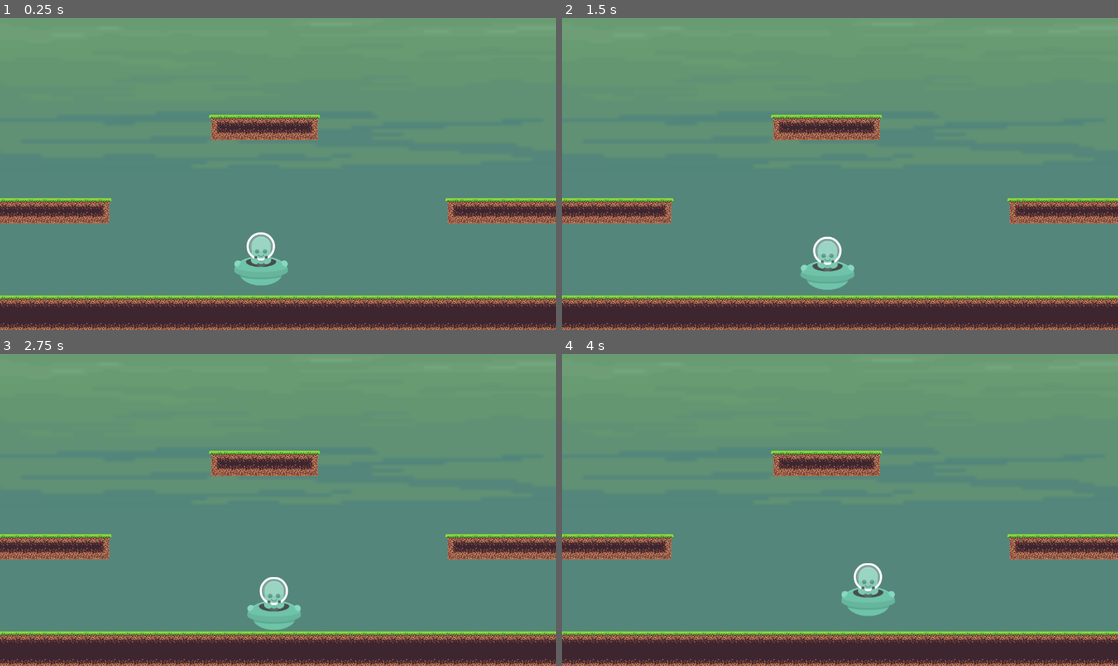
Above: before the commit, frames 1-4 (two rows, left to right).
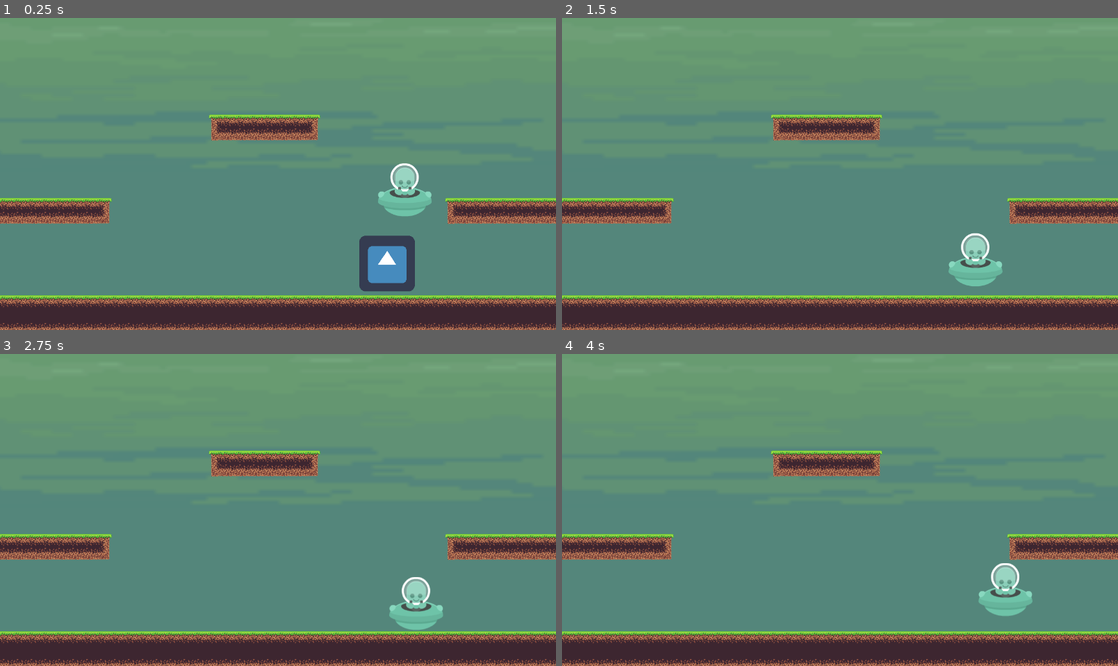
Above: after the commit, the same moments.

Repository: PrototipsUnpaz/HitAndFly
Game: Godot game, scene res://scenes/levels/TestScenario.tscn
The game is run twice, just before and just after one commit, with the same random seed, the same clock (stepped at 60 frames per second) and the same inputs. The engine's default icon, where the game draws it, is replaced by a stand-in: a white triangle on a blue panel in a dark square.
Inputs:
- Up to frame 1 (0.25 s): no input
- Up to frame 2 (1.5 s): hold Right (ui_right) from 0.53 s (still down); tap Up (ui_up) at 0.77 s
- Up to frame 3 (2.75 s): tap Up (ui_up) at 1.52 s; release Right (ui_right) at 2.03 s; hold Left (ui_left) from 2.03 s (still down)
- Up to frame 4 (4 s): tap Enter at 2.75 s; release Left (ui_left) at 2.78 s; hold Right (ui_right) from 2.78 s (still down); tap Up (ui_up) at 3.02, 3.77 s

The runs differ from the first frame. In frame 1, 3.8% of the frame differs, in the area x 42-78%, y 46-88%; in frame 2, 2.0%; in frame 3, 2.0%; in frame 4, 2.0%.

Commit message:
Instanciación de enemigo en escenario
Se instancio al enemigo en el escenario de prueba y se reagrupo las colisiones de los limites laterales en un solo nodo para un mejor aspecto visual.

Diff:
--- a/scenes/levels/TestScenario.tscn
+++ b/scenes/levels/TestScenario.tscn
@@ -1,8 +1,9 @@
-[gd_scene load_steps=7 format=2]
+[gd_scene load_steps=8 format=2]
 
 [ext_resource path="res://assets/Tilemaps/Tileset1.tres" type="TileSet" id=1]
 [ext_resource path="res://scenes/player/Player.tscn" type="PackedScene" id=2]
 [ext_resource path="res://assets/backgrounds/sea.png" type="Texture" id=3]
+[ext_resource path="res://scenes/enemy/Enemigo1.tscn" type="PackedScene" id=4]
 
 [sub_resource type="RectangleShape2D" id=1]
 extents = Vector2( 648, 10 )
@@ -29,26 +30,31 @@
 format = 1
 tile_data = PoolIntArray( 458767, 0, 0, 458768, 0, 1, 458769, 0, 1, 458770, 0, 1, 458771, 0, 1, 458772, 0, 1, 458773, 0 …(3033 unchanged characters)…
 
-[node name="LimitArea" type="StaticBody2D" parent="."]
+[node name="AreaLimite" type="Node2D" parent="."]
+
+[node name="LimitArea" type="StaticBody2D" parent="AreaLimite"]
 position = Vector2( 589, -27 )
 
-[node name="Colition" type="CollisionShape2D" parent="LimitArea"]
+[node name="Colition" type="CollisionShape2D" parent="AreaLimite/LimitArea"]
 position = Vector2( 48, 16 )
 shape = SubResource( 1 )
 
-[node name="LimitArea2" type="StaticBody2D" parent="."]
+[node name="LimitArea2" type="StaticBody2D" parent="AreaLimite"]
 position = Vector2( 1401, 422 )
 
-[node name="Colition" type="CollisionShape2D" parent="LimitArea2"]
+[node name="Colition" type="CollisionShape2D" parent="AreaLimite/LimitArea2"]
 position = Vector2( -112, -40 )
 shape = SubResource( 2 )
 
-[node name="LimitArea3" type="StaticBody2D" parent="."]
+[node name="LimitArea3" type="StaticBody2D" parent="AreaLimite"]
 position = Vector2( -95, 379 )
 
-[node name="Colition" type="CollisionShape2D" parent="LimitArea3"]
+[node name="Colition" type="CollisionShape2D" parent="AreaLimite/LimitArea3"]
 position = Vector2( 83, -33 )
 shape = SubResource( 3 )
 
 [node name="Player" parent="." instance=ExtResource( 2 )]
-position = Vector2( 600, 539 )
+position = Vector2( 931, 380 )
+
+[node name="Enemigo1" parent="." instance=ExtResource( 4 )]
+position = Vector2( 890, 567 )
